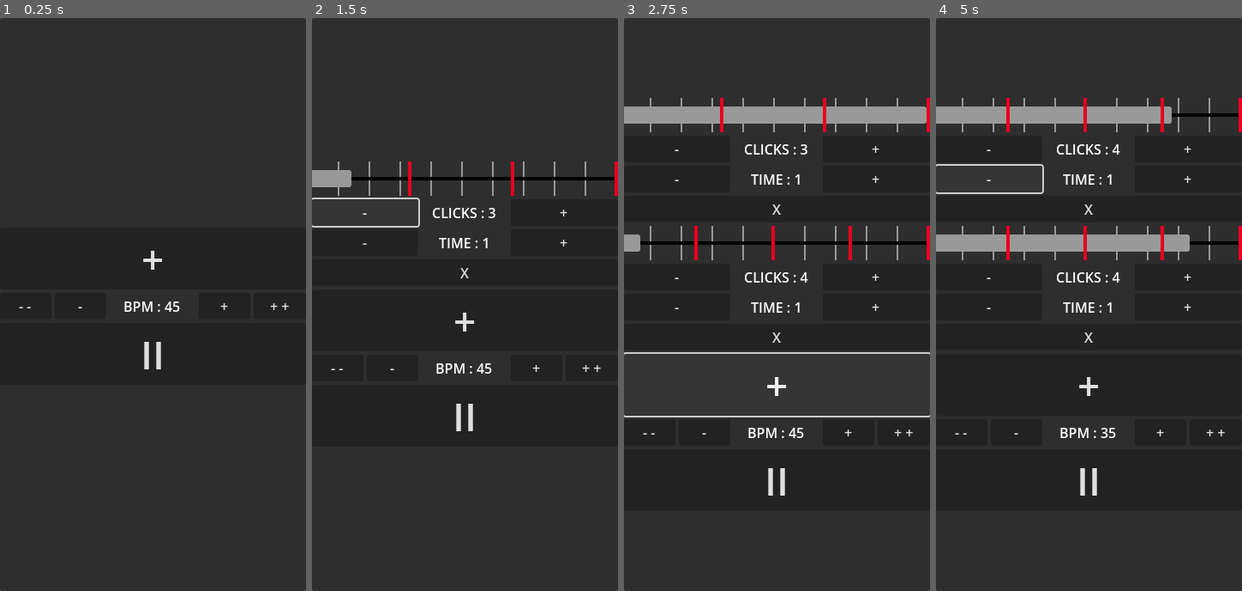
Above: before the commit, frames 1-4 (left to right).
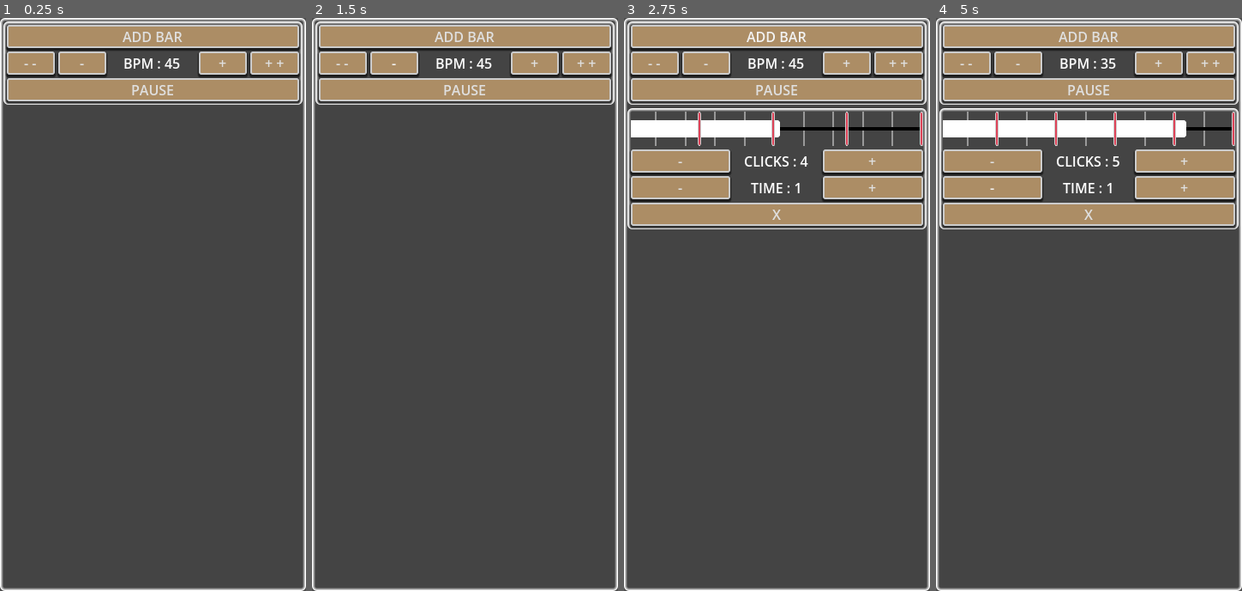
Above: after the commit, the same moments.

Repository: DonKoutsou/Metronomicon
Game: Godot game, scene res://Scenes/main.tscn
Two runs of this game, one before a commit and one after it. Both use one fixed random seed, a clock stepped at 60 frames per second and the inputs below.
Inputs:
- Up to frame 1 (0.25 s): no input
- Up to frame 2 (1.5 s): click "+" at 0.5 s; click "-" at 1.25 s
- Up to frame 3 (2.75 s): click "+" (after the commit: "ADD BAR") at 2 s
- Up to frame 4 (5 s): click "+" at 2.75 s; click "- -" at 3.5 s; click "-" at 4.25 s

The runs differ from the first frame. In frame 1, 39% of the frame differs, in the area x 0-100%, y 0-100%; in frame 2, 50%; in frame 3, 58%; in frame 4, 70%.

Commit message:
Phisics frames and UI
Changed to physics process and set physics frames to 1000 for increased accuracy
Improved UI

Diff:
--- a/Scenes/Bar.tscn
+++ b/Scenes/Bar.tscn
@@ -1,52 +1,38 @@
-[gd_scene load_steps=6 format=3 uid="uid://1e5ydqjjx32o"]
+[gd_scene load_steps=4 format=3 uid="uid://1e5ydqjjx32o"]
 
 [ext_resource type="Script" uid="uid://cih2o7t6f0nfc" path="res://Sripts/bar.gd" id="1_op7jc"]
 [ext_resource type="AudioStream" uid="uid://bi05j0bvm1mcy" path="res://Sounds/Metronome.mp3" id="2_2vt6c"]
 
-[sub_resource type="StyleBoxFlat" id="StyleBoxFlat_bo1nx"]
-bg_color = Color(0, 0, 0, 1)
-border_width_top = 18
-border_width_bottom = 18
-border_color = Color(0.8, 0.8, 0.8, 0)
-
-[sub_resource type="StyleBoxFlat" id="StyleBoxFlat_8gbba"]
-border_width_top = 10
-border_width_bottom = 10
-border_color = Color(0.8, 0.8, 0.8, 0)
-corner_radius_top_right = 2
-corner_radius_bottom_right = 2
-corner_detail = 1
-
 [sub_resource type="StyleBoxFlat" id="StyleBoxFlat_jjvhh"]
 
-[node name="VBoxContainer" type="VBoxContainer" node_paths=PackedStringArray("ClickLabel", "BARUI", "BeatPanelParent", "ClickSound", "BarSound", "TimeLabel")]
+[node name="VBoxContainer" type="PanelContainer" node_paths=PackedStringArray("ClickLabel", "BARUI", "BeatPanelParent", "ClickSound", "BarSound", "TimeLabel")]
 anchors_preset = 15
 anchor_right = 1.0
 anchor_bottom = 1.0
 grow_horizontal = 2
 grow_vertical = 2
 mouse_filter = 2
-alignment = 1
 script = ExtResource("1_op7jc")
 BeatPanel = "uid://rvqfmt0odx5s"
-ClickLabel = NodePath("HBoxContainer2/Label")
-BARUI = NodePath("ProgressBar")
-BeatPanelParent = NodePath("ProgressBar/HBoxContainer")
-ClickSound = NodePath("AudioStreamPlayer")
-BarSound = NodePath("AudioStreamPlayer2")
-TimeLabel = NodePath("HBoxContainer/Label")
+ClickLabel = NodePath("VBoxContainer/HBoxContainer2/Label")
+BARUI = NodePath("VBoxContainer/ProgressBar")
+BeatPanelParent = NodePath("VBoxContainer/ProgressBar/HBoxContainer")
+ClickSound = NodePath("VBoxContainer/AudioStreamPlayer")
+BarSound = NodePath("VBoxContainer/AudioStreamPlayer2")
+TimeLabel = NodePath("VBoxContainer/HBoxContainer/Label")
 
-[node name="ProgressBar" type="ProgressBar" parent="."]
+[node name="VBoxContainer" type="VBoxContainer" parent="."]
+layout_mode = 2
+
+[node name="ProgressBar" type="ProgressBar" parent="VBoxContainer"]
 custom_minimum_size = Vector2(300.34, 40)
 layout_mode = 2
 size_flags_vertical = 1
 mouse_filter = 2
-theme_override_styles/background = SubResource("StyleBoxFlat_bo1nx")
-theme_override_styles/fill = SubResource("StyleBoxFlat_8gbba")
 value = 18.04
 show_percentage = false
 
-[node name="HBoxContainer2" type="HBoxContainer" parent="ProgressBar"]
+[node name="HBoxContainer2" type="HBoxContainer" parent="VBoxContainer/ProgressBar"]
 show_behind_parent = true
 layout_mode = 1
 anchors_preset = 15
@@ -56,77 +42,77 @@
 grow_vertical = 2
 mouse_filter = 2
 
-[node name="Panel" type="Panel" parent="ProgressBar/HBoxContainer2"]
+[node name="Panel" type="Panel" parent="VBoxContainer/ProgressBar/HBoxContainer2"]
 custom_minimum_size = Vector2(2, 0)
 layout_mode = 2
 size_flags_horizontal = 10
 mouse_filter = 2
 theme_override_styles/panel = SubResource("StyleBoxFlat_jjvhh")
 
-[node name="Panel2" type="Panel" parent="ProgressBar/HBoxContainer2"]
+[node name="Panel2" type="Panel" parent="VBoxContainer/ProgressBar/HBoxContainer2"]
 custom_minimum_size = Vector2(2, 0)
 layout_mode = 2
 size_flags_horizontal = 10
 mouse_filter = 2
 theme_override_styles/panel = SubResource("StyleBoxFlat_jjvhh")
 
-[node name="Panel3" type="Panel" parent="ProgressBar/HBoxContainer2"]
+[node name="Panel3" type="Panel" parent="VBoxContainer/ProgressBar/HBoxContainer2"]
 custom_minimum_size = Vector2(2, 0)
 layout_mode = 2
 size_flags_horizontal = 10
 mouse_filter = 2
 theme_override_styles/panel = SubResource("StyleBoxFlat_jjvhh")
 
-[node name="Panel4" type="Panel" parent="ProgressBar/HBoxContainer2"]
+[node name="Panel4" type="Panel" parent="VBoxContainer/ProgressBar/HBoxContainer2"]
 custom_minimum_size = Vector2(2, 0)
 layout_mode = 2
 size_flags_horizontal = 10
 mouse_filter = 2
 theme_override_styles/panel = SubResource("StyleBoxFlat_jjvhh")
 
-[node name="Panel5" type="Panel" parent="ProgressBar/HBoxContainer2"]
+[node name="Panel5" type="Panel" parent="VBoxContainer/ProgressBar/HBoxContainer2"]
 custom_minimum_size = Vector2(2, 0)
 layout_mode = 2
 size_flags_horizontal = 10
 mouse_filter = 2
 theme_override_styles/panel = SubResource("StyleBoxFlat_jjvhh")
 
-[node name="Panel6" type="Panel" parent="ProgressBar/HBoxContainer2"]
+[node name="Panel6" type="Panel" parent="VBoxContainer/ProgressBar/HBoxContainer2"]
 custom_minimum_size = Vector2(2, 0)
 layout_mode = 2
 size_flags_horizontal = 10
 mouse_filter = 2
 theme_override_styles/panel = SubResource("StyleBoxFlat_jjvhh")
 
-[node name="Panel7" type="Panel" parent="ProgressBar/HBoxContainer2"]
+[node name="Panel7" type="Panel" parent="VBoxContainer/ProgressBar/HBoxContainer2"]
 custom_minimum_size = Vector2(2, 0)
 layout_mode = 2
 size_flags_horizontal = 10
 mouse_filter = 2
 theme_override_styles/panel = SubResource("StyleBoxFlat_jjvhh")
 
-[node name="Panel8" type="Panel" parent="ProgressBar/HBoxContainer2"]
+[node name="Panel8" type="Panel" parent="VBoxContainer/ProgressBar/HBoxContainer2"]
 custom_minimum_size = Vector2(2, 0)
 layout_mode = 2
 size_flags_horizontal = 10
 mouse_filter = 2
 theme_override_styles/panel = SubResource("StyleBoxFlat_jjvhh")
 
-[node name="Panel9" type="Panel" parent="ProgressBar/HBoxContainer2"]
+[node name="Panel9" type="Panel" parent="VBoxContainer/ProgressBar/HBoxContainer2"]
 custom_minimum_size = Vector2(2, 0)
 layout_mode = 2
 size_flags_horizontal = 10
 mouse_filter = 2
 theme_override_styles/panel = SubResource("StyleBoxFlat_jjvhh")
 
-[node name="Panel10" type="Panel" parent="ProgressBar/HBoxContainer2"]
+[node name="Panel10" type="Panel" parent="VBoxContainer/ProgressBar/HBoxContainer2"]
 custom_minimum_size = Vector2(2, 0)
 layout_mode = 2
 size_flags_horizontal = 10
 mouse_filter = 2
 theme_override_styles/panel = SubResource("StyleBoxFlat_jjvhh")
 
-[node name="HBoxContainer" type="HBoxContainer" parent="ProgressBar"]
+[node name="HBoxContainer" type="HBoxContainer" parent="VBoxContainer/ProgressBar"]
 layout_mode = 1
 anchors_preset = 15
 anchor_right = 1.0
@@ -134,59 +120,59 @@
 grow_horizontal = 2
 grow_vertical = 2
 
-[node name="HBoxContainer2" type="HBoxContainer" parent="."]
+[node name="HBoxContainer2" type="HBoxContainer" parent="VBoxContainer"]
 layout_mode = 2
 mouse_filter = 2
 
-[node name="DecreaseClicks" type="Button" parent="HBoxContainer2"]
+[node name="DecreaseClicks" type="Button" parent="VBoxContainer/HBoxContainer2"]
 layout_mode = 2
 size_flags_horizontal = 3
 text = "-"
 
-[node name="Label" type="Label" parent="HBoxContainer2"]
+[node name="Label" type="Label" parent="VBoxContainer/HBoxContainer2"]
 custom_minimum_size = Vector2(100, 0)
 layout_mode = 2
 text = "CLICKS : 1"
 horizontal_alignment = 1
 
-[node name="IncreaceClicks" type="Button" parent="HBoxContainer2"]
+[node name="IncreaceClicks" type="Button" parent="VBoxContainer/HBoxContainer2"]
 layout_mode = 2
 size_flags_horizontal = 3
 text = "+"
 
-[node name="HBoxContainer" type="HBoxContainer" parent="."]
+[node name="HBoxContainer" type="HBoxContainer" parent="VBoxContainer"]
 layout_mode = 2
 mouse_filter = 2
 
-[node name="LowerTime" type="Button" parent="HBoxContainer"]
+[node name="LowerTime" type="Button" parent="VBoxContainer/HBoxContainer"]
 layout_mode = 2
 size_flags_horizontal = 3
 text = "-"
 
-[node name="Label" type="Label" parent="HBoxContainer"]
+[node name="Label" type="Label" parent="VBoxContainer/HBoxContainer"]
 custom_minimum_size = Vector2(100, 0)
 layout_mode = 2
 text = "TIME : 1"
 horizontal_alignment = 1
 
-[node name="IncreaceTime" type="Button" parent="HBoxContainer"]
+[node name="IncreaceTime" type="Button" parent="VBoxContainer/HBoxContainer"]
 layout_mode = 2
 size_flags_horizontal = 3
 text = "+"
 
-[node name="AudioStreamPlayer" type="AudioStreamPlayer" parent="."]
+[node name="AudioStreamPlayer" type="AudioStreamPlayer" parent="VBoxContainer"]
 stream = ExtResource("2_2vt6c")
 
-[node name="AudioStreamPlayer2" type="AudioStreamPlayer" parent="."]
+[node name="AudioStreamPlayer2" type="AudioStreamPlayer" parent="VBoxContainer"]
 stream = ExtResource("2_2vt6c")
 pitch_scale = 0.8
 
-[node name="Button" type="Button" parent="."]
+[node name="Button" type="Button" parent="VBoxContainer"]
 layout_mode = 2
 text = "X"
 
-[connection signal="pressed" from="HBoxContainer2/DecreaseClicks" to="." method="_on_decrease_clicks_pressed"]
-[connection signal="pressed" from="HBoxContainer2/IncreaceClicks" to="." method="_on_increace_clicks_pressed"]
-[connection signal="pressed" from="HBoxContainer/LowerTime" to="." method="_on_lower_time_pressed"]
-[connection signal="pressed" from="HBoxContainer/IncreaceTime" to="." method="_on_increace_time_pressed"]
-[connection signal="pressed" from="Button" to="." method="_on_button_pressed"]
+[connection signal="pressed" from="VBoxContainer/HBoxContainer2/DecreaseClicks" to="." method="_on_decrease_clicks_pressed"]
+[connection signal="pressed" from="VBoxContainer/HBoxContainer2/IncreaceClicks" to="." method="_on_increace_clicks_pressed"]
+[connection signal="pressed" from="VBoxContainer/HBoxContainer/LowerTime" to="." method="_on_lower_time_pressed"]
+[connection signal="pressed" from="VBoxContainer/HBoxContainer/IncreaceTime" to="." method="_on_increace_time_pressed"]
+[connection signal="pressed" from="VBoxContainer/Button" to="." method="_on_button_pressed"]
--- a/Scenes/beat_panel.tscn
+++ b/Scenes/beat_panel.tscn
@@ -2,9 +2,20 @@
 
 [sub_resource type="StyleBoxFlat" id="StyleBoxFlat_bo1nx"]
 bg_color = Color(0.905448, 0, 0.12363, 1)
+border_width_left = 2
+border_width_top = 2
+border_width_right = 2
+border_width_bottom = 2
+border_blend = true
+corner_radius_top_left = 2
+corner_radius_top_right = 2
+corner_radius_bottom_right = 2
+corner_radius_bottom_left = 2
 
 [node name="BeatPanel" type="Panel"]
 custom_minimum_size = Vector2(4, 0)
+offset_right = 7.0
+offset_bottom = 11.0
 size_flags_horizontal = 10
 mouse_filter = 2
 theme_override_styles/panel = SubResource("StyleBoxFlat_bo1nx")
--- a/Scenes/main.tscn
+++ b/Scenes/main.tscn
@@ -1,6 +1,7 @@
-[gd_scene load_steps=3 format=3 uid="uid://dcx7xrowv2hpx"]
+[gd_scene load_steps=4 format=3 uid="uid://dcx7xrowv2hpx"]
 
 [ext_resource type="Script" uid="uid://c3yy1aag6g380" path="res://Sripts/main.gd" id="1_bo1nx"]
+[ext_resource type="StyleBox" uid="uid://bgk7m71bdy3kb" path="res://UITheme/Panel.tres" id="2_8gbba"]
 [ext_resource type="Script" uid="uid://b0nd2jn3agump" path="res://Sripts/InputScroll.gd" id="2_bo1nx"]
 
 [node name="Main" type="Control" node_paths=PackedStringArray("BarParent", "BPMLabel")]
@@ -11,8 +12,8 @@
 grow_horizontal = 2
 grow_vertical = 2
 script = ExtResource("1_bo1nx")
-BarParent = NodePath("PanelContainer/InputScroll/VBoxContainer/VBoxContainer2")
-BPMLabel = NodePath("PanelContainer/InputScroll/VBoxContainer/HBoxContainer/Label")
+BarParent = NodePath("PanelContainer/VBoxContainer/InputScroll/VBoxContainer2")
+BPMLabel = NodePath("PanelContainer/VBoxContainer/PanelContainer/VBoxContainer/HBoxContainer/Label")
 BarScene = "uid://1e5ydqjjx32o"
 
 [node name="PanelContainer" type="PanelContainer" parent="."]
@@ -22,62 +23,67 @@
 anchor_bottom = 1.0
 grow_horizontal = 2
 grow_vertical = 2
+theme_override_styles/panel = ExtResource("2_8gbba")
 
-[node name="InputScroll" type="ScrollContainer" parent="PanelContainer"]
-layout_mode = 2
-script = ExtResource("2_bo1nx")
-
-[node name="VBoxContainer" type="VBoxContainer" parent="PanelContainer/InputScroll"]
-layout_mode = 2
-size_flags_horizontal = 3
-size_flags_vertical = 3
-alignment = 1
-
-[node name="VBoxContainer2" type="VBoxContainer" parent="PanelContainer/InputScroll/VBoxContainer"]
+[node name="VBoxContainer" type="VBoxContainer" parent="PanelContainer"]
 layout_mode = 2
 
-[node name="AddBar" type="Button" parent="PanelContainer/InputScroll/VBoxContainer"]
-layout_mode = 2
-theme_override_font_sizes/font_size = 46
-text = "+"
-
-[node name="HBoxContainer" type="HBoxContainer" parent="PanelContainer/InputScroll/VBoxContainer"]
+[node name="PanelContainer" type="PanelContainer" parent="PanelContainer/VBoxContainer"]
 layout_mode = 2
 
-[node name="LowerBPM2" type="Button" parent="PanelContainer/InputScroll/VBoxContainer/HBoxContainer"]
+[node name="VBoxContainer" type="VBoxContainer" parent="PanelContainer/VBoxContainer/PanelContainer"]
+layout_mode = 2
+
+[node name="AddBar" type="Button" parent="PanelContainer/VBoxContainer/PanelContainer/VBoxContainer"]
+layout_mode = 2
+text = "ADD BAR"
+
+[node name="HBoxContainer" type="HBoxContainer" parent="PanelContainer/VBoxContainer/PanelContainer/VBoxContainer"]
+layout_mode = 2
+
+[node name="LowerBPM2" type="Button" parent="PanelContainer/VBoxContainer/PanelContainer/VBoxContainer/HBoxContainer"]
 layout_mode = 2
 size_flags_horizontal = 3
 text = "- -"
 
-[node name="LowerBPM" type="Button" parent="PanelContainer/InputScroll/VBoxContainer/HBoxContainer"]
+[node name="LowerBPM" type="Button" parent="PanelContainer/VBoxContainer/PanelContainer/VBoxContainer/HBoxContainer"]
 layout_mode = 2
 size_flags_horizontal = 3
 text = "-"
 
-[node name="Label" type="Label" parent="PanelContainer/InputScroll/VBoxContainer/HBoxContainer"]
+[node name="Label" type="Label" parent="PanelContainer/VBoxContainer/PanelContainer/VBoxContainer/HBoxContainer"]
 custom_minimum_size = Vector2(100, 0)
 layout_mode = 2
 text = "BPM : 40"
 horizontal_alignment = 1
 
-[node name="IncreaceBPM" type="Button" parent="PanelContainer/InputScroll/VBoxContainer/HBoxContainer"]
+[node name="IncreaceBPM" type="Button" parent="PanelContainer/VBoxContainer/PanelContainer/VBoxContainer/HBoxContainer"]
 layout_mode = 2
 size_flags_horizontal = 3
 text = "+"
 
-[node name="IncreaceBPM2" type="Button" parent="PanelContainer/InputScroll/VBoxContainer/HBoxContainer"]
+[node name="IncreaceBPM2" type="Button" parent="PanelContainer/VBoxContainer/PanelContainer/VBoxContainer/HBoxContainer"]
 layout_mode = 2
 size_flags_horizontal = 3
 text = "+ +"
 
-[node name="Pause" type="Button" parent="PanelContainer/InputScroll/VBoxContainer"]
+[node name="Pause" type="Button" parent="PanelContainer/VBoxContainer/PanelContainer/VBoxContainer"]
 layout_mode = 2
-theme_override_font_sizes/font_size = 46
-text = "II"
+text = "PAUSE"
 
-[connection signal="pressed" from="PanelContainer/InputScroll/VBoxContainer/AddBar" to="." method="_on_add_bar_pressed"]
-[connection signal="pressed" from="PanelContainer/InputScroll/VBoxContainer/HBoxContainer/LowerBPM2" to="." method="_on_lower_bpm_2_pressed"]
-[connection signal="pressed" from="PanelContainer/InputScroll/VBoxContainer/HBoxContainer/LowerBPM" to="." method="_on_lower_bpm_pressed"]
-[connection signal="pressed" from="PanelContainer/InputScroll/VBoxContainer/HBoxContainer/IncreaceBPM" to="." method="_on_increace_bpm_pressed"]
-[connection signal="pressed" from="PanelContainer/InputScroll/VBoxContainer/HBoxContainer/IncreaceBPM2" to="." method="_on_increace_bpm_2_pressed"]
-[connection signal="pressed" from="PanelContainer/InputScroll/VBoxContainer/Pause" to="." method="_on_pause_pressed"]
+[node name="InputScroll" type="ScrollContainer" parent="PanelContainer/VBoxContainer"]
+layout_mode = 2
+size_flags_vertical = 3
+script = ExtResource("2_bo1nx")
+
+[node name="VBoxContainer2" type="VBoxContainer" parent="PanelContainer/VBoxContainer/InputScroll"]
+layout_mode = 2
+size_flags_horizontal = 3
+size_flags_vertical = 3
+
+[connection signal="pressed" from="PanelContainer/VBoxContainer/PanelContainer/VBoxContainer/AddBar" to="." method="_on_add_bar_pressed"]
+[connection signal="pressed" from="PanelContainer/VBoxContainer/PanelContainer/VBoxContainer/HBoxContainer/LowerBPM2" to="." method="_on_lower_bpm_2_pressed"]
+[connection signal="pressed" from="PanelContainer/VBoxContainer/PanelContainer/VBoxContainer/HBoxContainer/LowerBPM" to="." method="_on_lower_bpm_pressed"]
+[connection signal="pressed" from="PanelContainer/VBoxContainer/PanelContainer/VBoxContainer/HBoxContainer/IncreaceBPM" to="." method="_on_increace_bpm_pressed"]
+[connection signal="pressed" from="PanelContainer/VBoxContainer/PanelContainer/VBoxContainer/HBoxContainer/IncreaceBPM2" to="." method="_on_increace_bpm_2_pressed"]
+[connection signal="pressed" from="PanelContainer/VBoxContainer/PanelContainer/VBoxContainer/Pause" to="." method="_on_pause_pressed"]
--- a/Sripts/bar.gd
+++ b/Sripts/bar.gd
@@ -1,4 +1,4 @@
-extends VBoxContainer
+extends PanelContainer
 
 class_name Bar
 
--- /dev/null
+++ b/Sripts/fps.gd
@@ -0,0 +1,4 @@
+extends Label
+
+func _physics_process(delta: float) -> void:
+	text = "FPS : {0}".format([Engine.physics_ticks_per_second])
--- a/Sripts/main.gd
+++ b/Sripts/main.gd
@@ -23,7 +23,7 @@
 	CurrentBPM = StartingBPM
 	OnBPMChanged()
 
-func _process(delta: float) -> void:
+func _physics_process(delta: float) -> void:
 	if (Paused or Bars.size() == 0):
 		return
 
--- /dev/null
+++ b/UITheme/ButtonNormal.tres
@@ -0,0 +1,14 @@
+[gd_resource type="StyleBoxFlat" format=3 uid="uid://dbf58y6h43lm0"]
+
+[resource]
+bg_color = Color(0.673091, 0.554329, 0.397128, 1)
+border_width_left = 2
+border_width_top = 2
+border_width_right = 2
+border_width_bottom = 2
+corner_radius_top_left = 2
+corner_radius_top_right = 2
+corner_radius_bottom_right = 2
+corner_radius_bottom_left = 2
+shadow_size = 2
+shadow_offset = Vector2(0, 2)
--- /dev/null
+++ b/UITheme/ButtonPressed.tres
@@ -0,0 +1,13 @@
+[gd_resource type="StyleBoxFlat" format=3 uid="uid://ciwnelxsnb6hv"]
+
+[resource]
+bg_color = Color(0.431794, 0.537391, 0.649311, 1)
+border_width_left = 2
+border_width_top = 2
+border_width_right = 2
+border_width_bottom = 2
+corner_radius_top_left = 2
+corner_radius_top_right = 2
+corner_radius_bottom_right = 2
+corner_radius_bottom_left = 2
+shadow_offset = Vector2(0, 2)
--- /dev/null
+++ b/UITheme/Panel.tres
@@ -0,0 +1,14 @@
+[gd_resource type="StyleBoxFlat" format=3 uid="uid://bgk7m71bdy3kb"]
+
+[resource]
+bg_color = Color(0.266818, 0.266818, 0.266818, 1)
+border_width_left = 4
+border_width_top = 4
+border_width_right = 4
+border_width_bottom = 4
+border_color = Color(1, 1, 1, 1)
+border_blend = true
+corner_radius_top_left = 5
+corner_radius_top_right = 5
+corner_radius_bottom_right = 5
+corner_radius_bottom_left = 5
--- /dev/null
+++ b/UITheme/ProgressBarBG.tres
@@ -0,0 +1,7 @@
+[gd_resource type="StyleBoxFlat" format=3 uid="uid://cp4gslrhwmpgo"]
+
+[resource]
+bg_color = Color(0, 0, 0, 1)
+border_width_top = 18
+border_width_bottom = 18
+border_color = Color(0.8, 0.8, 0.8, 0)
--- /dev/null
+++ b/UITheme/ProgressBarFill.tres
@@ -0,0 +1,10 @@
+[gd_resource type="StyleBoxFlat" format=3 uid="uid://bfjigpnjhymo3"]
+
+[resource]
+bg_color = Color(1, 1, 1, 1)
+border_width_top = 10
+border_width_bottom = 10
+border_color = Color(0.8, 0.8, 0.8, 0)
+corner_radius_top_right = 2
+corner_radius_bottom_right = 2
+corner_detail = 1
--- /dev/null
+++ b/UITheme/Theme.tres
@@ -0,0 +1,18 @@
+[gd_resource type="Theme" load_steps=7 format=3 uid="uid://cimttsymfrunc"]
+
+[ext_resource type="StyleBox" uid="uid://dbf58y6h43lm0" path="res://UITheme/ButtonNormal.tres" id="1_08l4d"]
+[ext_resource type="StyleBox" uid="uid://ciwnelxsnb6hv" path="res://UITheme/ButtonPressed.tres" id="2_h06ej"]
+[ext_resource type="StyleBox" uid="uid://bgk7m71bdy3kb" path="res://UITheme/Panel.tres" id="3_txsao"]
+[ext_resource type="StyleBox" uid="uid://cp4gslrhwmpgo" path="res://UITheme/ProgressBarBG.tres" id="3_wgauk"]
+[ext_resource type="StyleBox" uid="uid://bfjigpnjhymo3" path="res://UITheme/ProgressBarFill.tres" id="4_vu1dq"]
+
+[sub_resource type="StyleBoxEmpty" id="StyleBoxEmpty_h06ej"]
+
+[resource]
+Button/styles/focus = SubResource("StyleBoxEmpty_h06ej")
+Button/styles/hover = ExtResource("1_08l4d")
+Button/styles/normal = ExtResource("1_08l4d")
+Button/styles/pressed = ExtResource("2_h06ej")
+PanelContainer/styles/panel = ExtResource("3_txsao")
+ProgressBar/styles/background = ExtResource("3_wgauk")
+ProgressBar/styles/fill = ExtResource("4_vu1dq")
--- a/project.godot
+++ b/project.godot
@@ -13,17 +13,22 @@
 config/name="Metronomicon"
 run/main_scene="uid://dcx7xrowv2hpx"
 config/features=PackedStringArray("4.4", "Mobile")
+run/max_fps=1000
+run/delta_smoothing=false
 config/icon="res://icon.svg"
 
 [display]
 
 window/size/viewport_width=357
 window/size/viewport_height=667
-window/frame_pacing/android/enable_frame_pacing=false
 window/frame_pacing/android/swappy_mode=0
 window/stretch/mode="viewport"
 window/handheld/orientation=1
 window/vsync/vsync_mode=0
+
+[gui]
+
+theme/custom="uid://cimttsymfrunc"
 
 [input]
 
@@ -33,6 +38,11 @@
 ]
 }
 
+[physics]
+
+common/physics_ticks_per_second=1000
+common/max_physics_steps_per_frame=100
+
 [rendering]
 
 renderer/rendering_method="mobile"
Not shown, added: Sripts/fps.gd.uid
